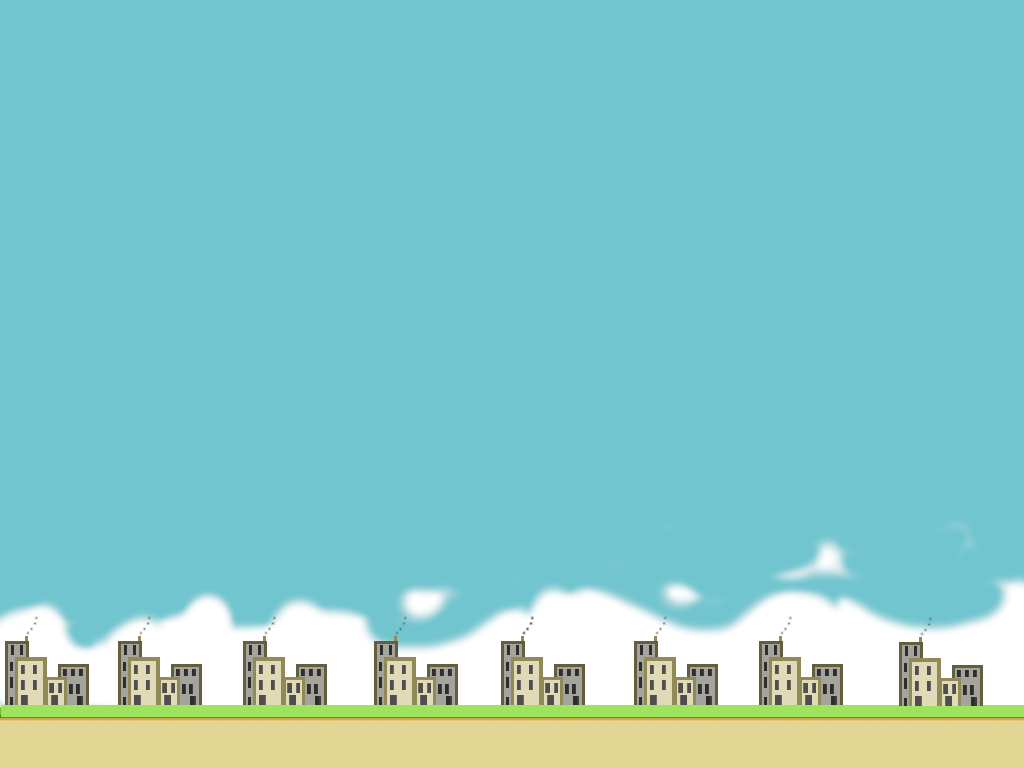
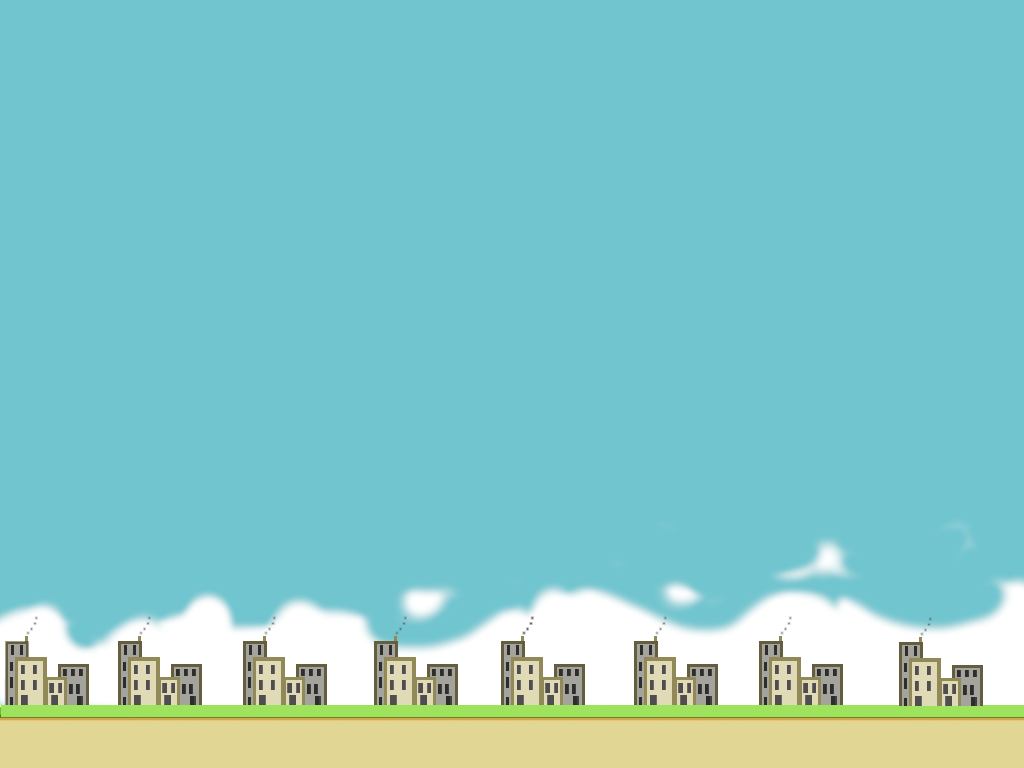
Revision of a layered 1024x768 image; what changed, layer by layer:
painted on "Strauch" over [4, 641, 29, 705]
